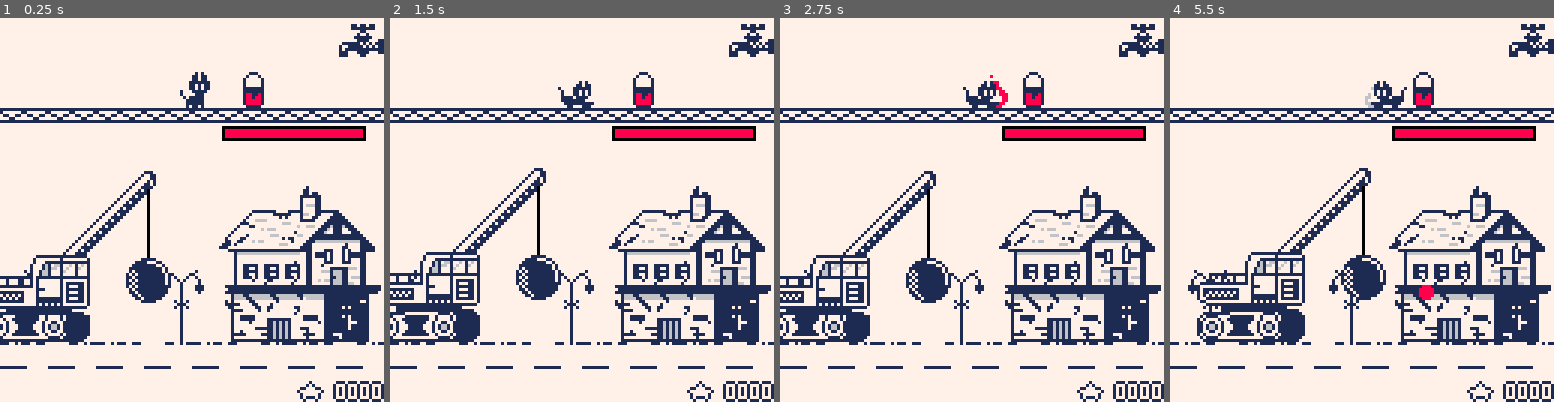
Above: before the commit, frames 1-4 (left to right).
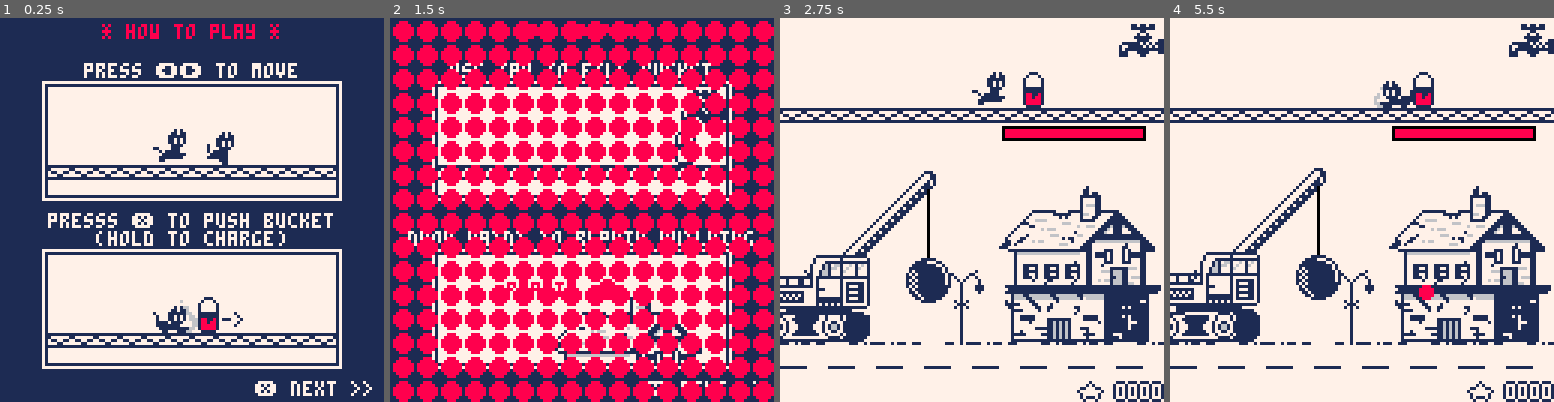
Above: after the commit, the same moments.

Repository: Arche-san/retrocat
Game: PICO-8 cartridge retrocat.p8
The game is run twice, just before and just after one commit, with the same random seed, the same clock (stepped at 60 frames per second) and the same inputs.
Inputs:
- Up to frame 1 (0.25 s): no input
- Up to frame 2 (1.5 s): tap X (X key) at 0.33, 1.07 s; tap O (Z key) at 0.7 s
- Up to frame 3 (2.75 s): hold Right 1.6-2.1 s; tap O (Z key) at 1.7, 2.1, 2.5 s; tap X (X key) at 1.85 s; hold Right from 2.47 s (still down)
- Up to frame 4 (5.5 s): tap O (Z key) every 0.4 s from 2.9 to 5.3 s; tap X (X key) at 2.97, 4.08, 5.2 s; release Right at 3.03 s; hold Left 3.08-3.58 s; hold Right 4.02-4.68 s; hold Left from 5.08 s (still down)

The runs differ from the first frame. In frame 1, 60% of the frame differs, in the area x 0-100%, y 0-100%; in frame 2, 82%; in frame 3, 0.5%; in frame 4, 8.0%.

Commit message:
Integrate tuto

Diff:
--- a/retrocat.p8
+++ b/retrocat.p8
@@ -40,10 +40,11 @@
 
 debug_collisions = false
 
+tuto_active = true
+
 score = 0
 
 function _init()
- --rock_create(20,scaffolding_y)
  building = building_init(1)
  cat = cat_init()
  demolisher = demolisher_init()
@@ -53,18 +54,24 @@
 
 local key = false
 function _update60()
- building_update(building)
- cat_update(cat)
- demolisher_update(demolisher)
- bucket_update(bucket)
- painttap_update(painttap)
- foreach(paintbullets_arr, paintbullet_update)
- foreach(rocks_arr, rock_update)
+ if not tuto_active then
+  building_update(building)
+  cat_update(cat)
+  demolisher_update(demolisher)
+  bucket_update(bucket)
+  painttap_update(painttap)
+  foreach(paintbullets_arr, paintbullet_update)
+  foreach(rocks_arr, rock_update)
+ end
 end
 
 function _draw()
  palt(0, false)
  palt(11, true)
+ if tuto_active then
+  scene_tuto(1)
+  return
+ end
  bg_draw()
  building_draw(building)
  demolisher_draw(demolisher)
@@ -78,8 +85,6 @@
  --print("cpu=".. stat(1), 0, 112)
  --print("mem=".. stat(0), 0, 120)
  --print("nb part="..#particles, 0, 120)
- print()
- --scene_tuto(1)
 end
 
 -- print outline
@@ -1077,6 +1082,7 @@
  end
  if(not btn(5)) key_n = false
  if(tra == 32) tuto_page += 1
+ if(tra == 32 and tuto_page > 2) tuto_active = false
  if(tra != 0) scene_transition()
 end
 
